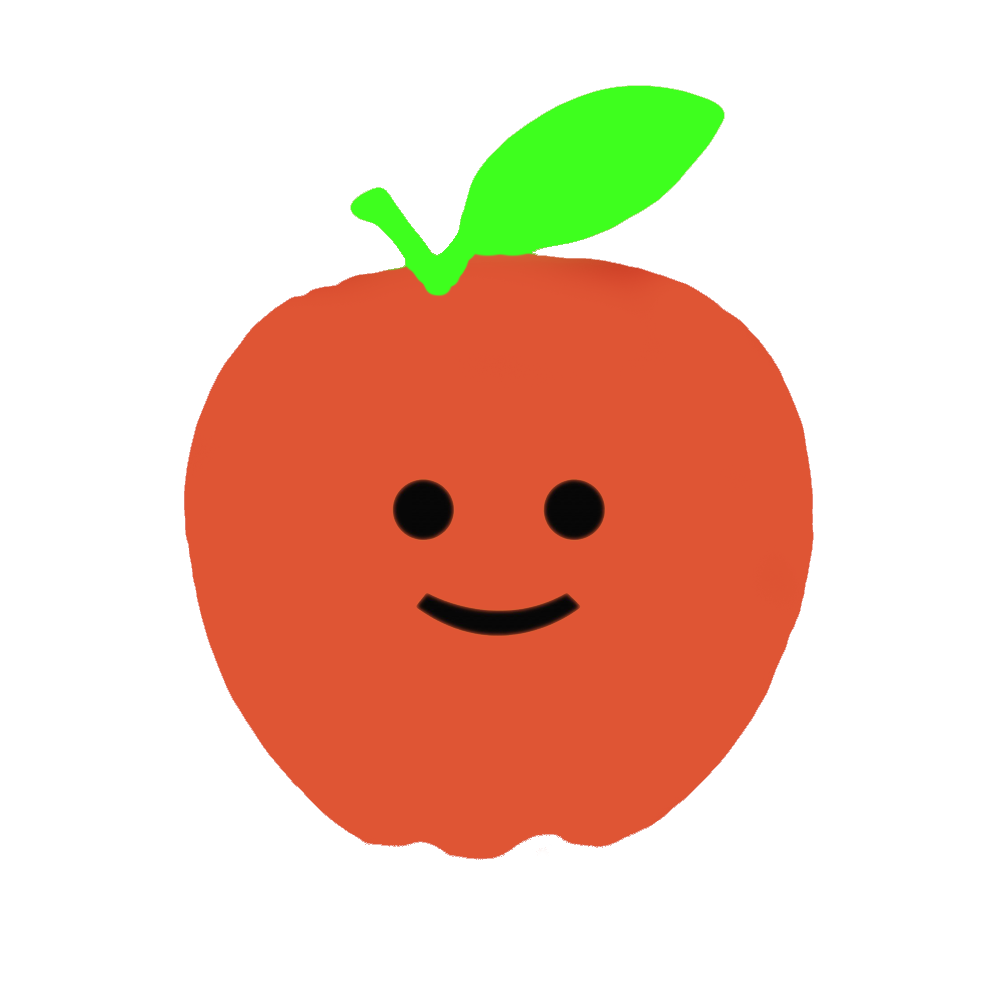
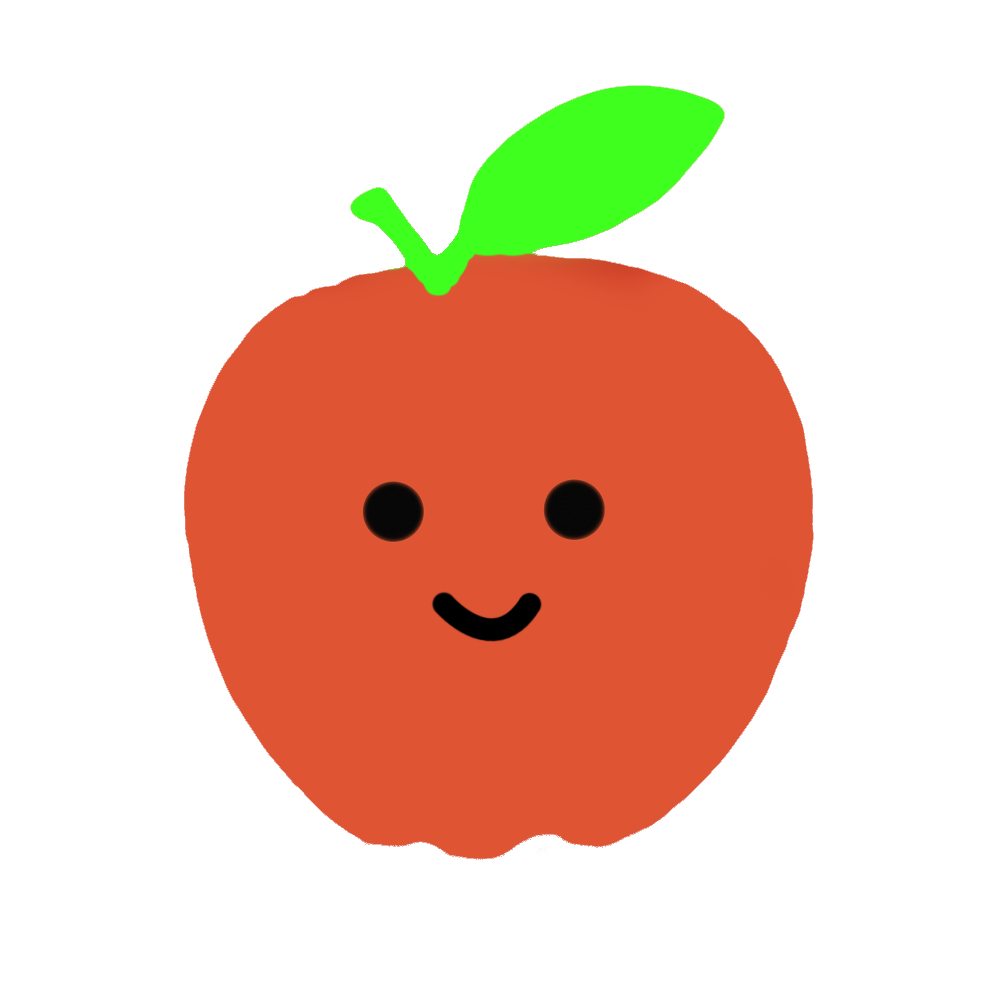
Layered file, before and after one edit (1000 x 1000). Changes by layer:
painted on "Layer 3" over [362, 478, 581, 643]
